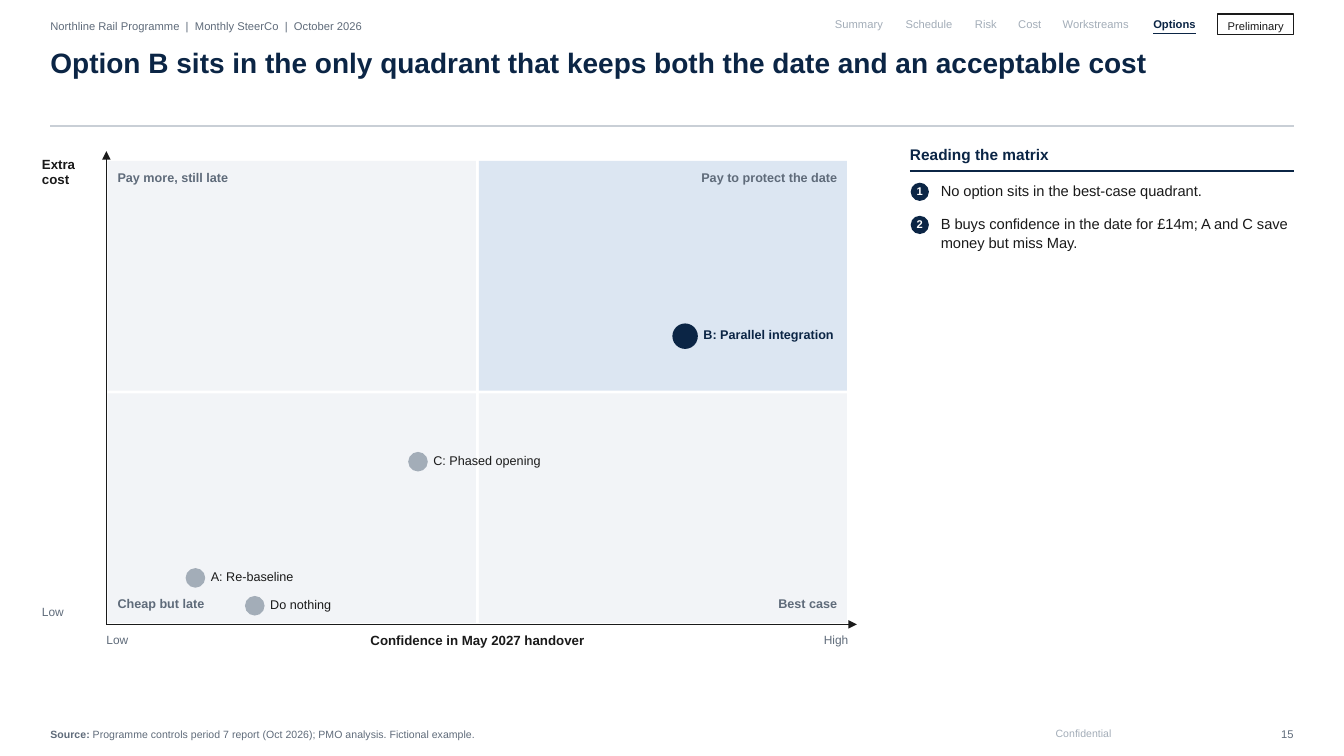
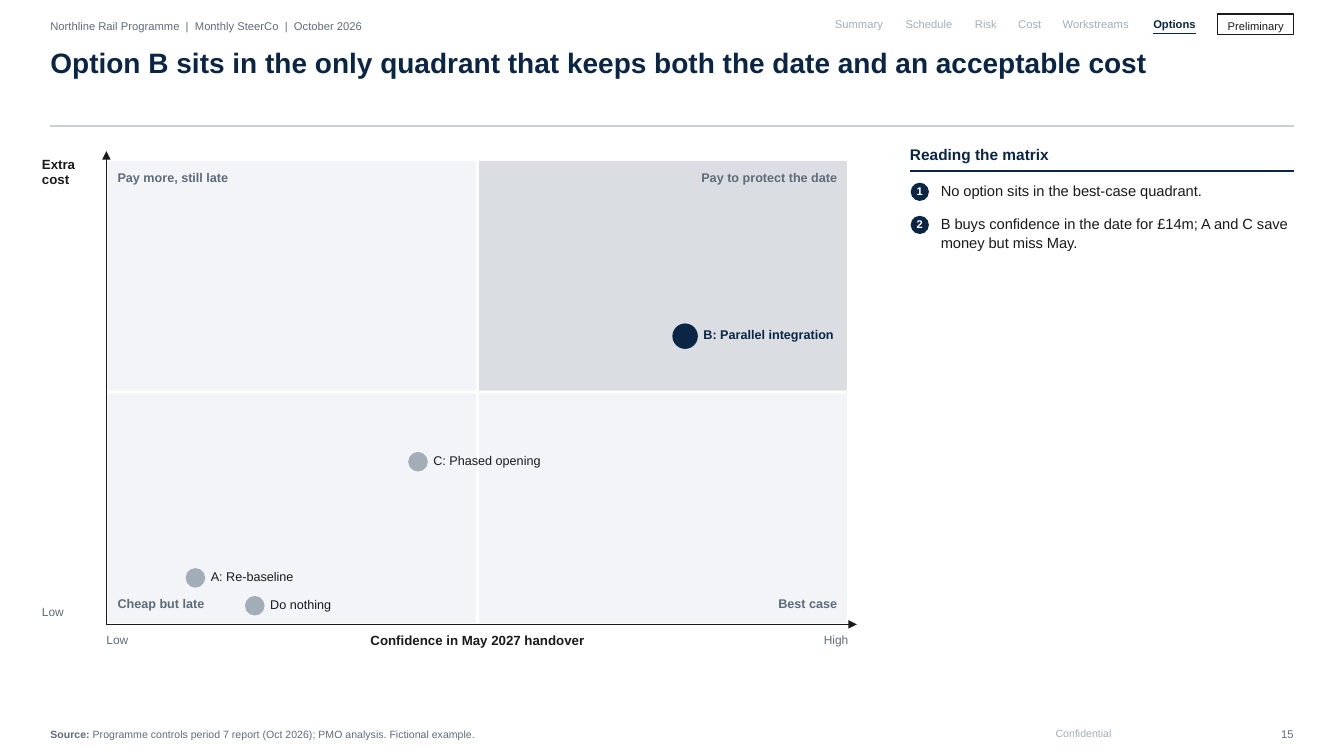
Before and after one commit to ali-lari1/consulting-deck-studio, a slide deck: slide 15 of examples/northline-rail-steerco/deck.pptx. Drawn at 1344x756 pixels with LibreOffice and Linux fonts; fonts in the diff are those of the drawing. Boxes give left, top, right and bottom in pixels: in the first picture for what was removed or moved away, otherwise in the second. Text is boxed around its words. In the diff, an @@ line names an element or a change of style, - is before the commit and + after.

```diff
--- a/examples/northline-rail-steerco/deck.pptx
+++ b/examples/northline-rail-steerco/deck.pptx
@@ rectangle at box(479, 161, 847, 391): fill #DCE6F2 to #DADEE3 @@
```
Also in this commit, not shown: 15 other slides changed, 25 other files.
